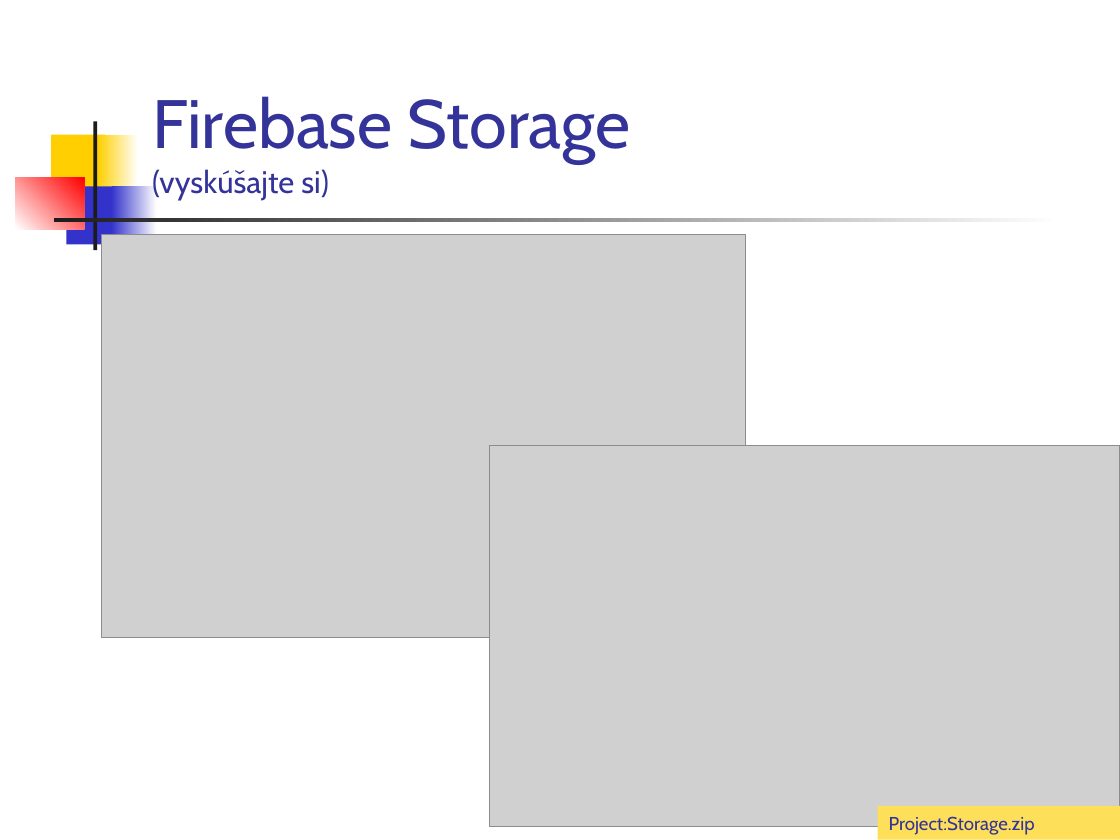
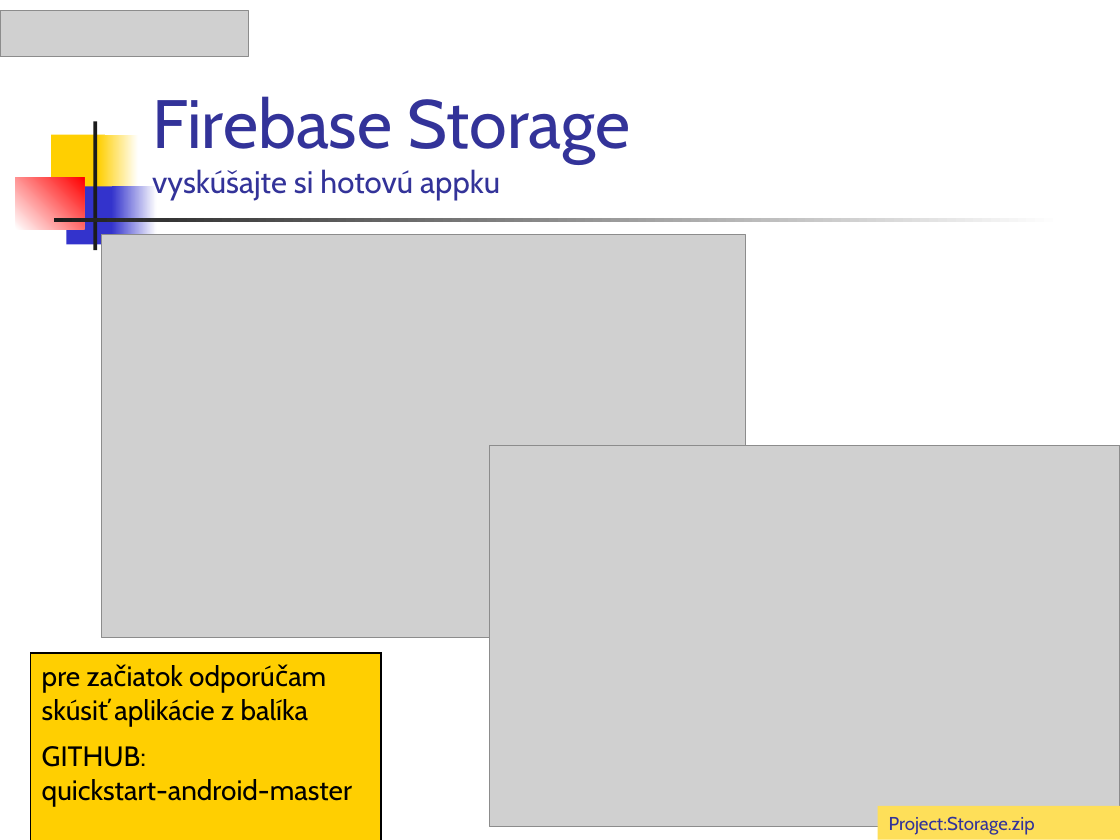
Before and after one commit to vmandro/Prednasky, a slide deck: slide 48 of 12/12_Android.ppt (slide 43 before the commit). Drawn at 1120x840 pixels with LibreOffice and Linux fonts; fonts in the diff are those of the drawing; grey boxes stand for pictures. Boxes give left, top, right and bottom in pixels: in the first picture for what was removed or moved away, otherwise in the second. Text is boxed around its words. In the diff, an @@ line names an element or a change of style, - is before the commit and + after.

```diff
--- a/12/12_Android.ppt
+++ b/12/12_Android.ppt
@@ picture added at <box>0,11,249,57</box> @@
@@ title at <box>152,96,631,200</box>: text changed; size 44 to 20 pt @@
-Firebase Storage
-(vyskúšajte si)
+Firebase Storage
+vyskúšajte si hotovú appku
@@ rectangle added at <box>30,653,381,840</box>, fill #FFCF01, outline #000000 0.74 pt, 18 pt, text #000000 @@
+pre začiatok odporúčam skúsiť aplikácie z balíka
+GITHUB:
+quickstart-android-master
```
Also in this commit, not shown: 24 other slides changed, 6 slides added, 1 slide removed, 1 other file.
